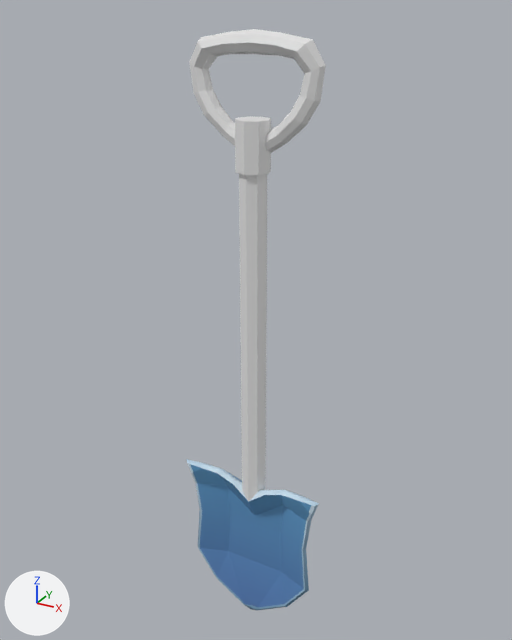
What one commit did to the FBX model Art Files/Shovel.fbx.
Camera for both pictures: a camera (50 mm lens) standing at (4.43, -8.21, 7.86) and looking at (-0.1, 0.03, 3.74). The lights are fixed; the arrows at lower left show +X, +Y and +Z. The picture after the commit comes second. Where no turn or scale is listed for an object, it has been applied to the vertices.
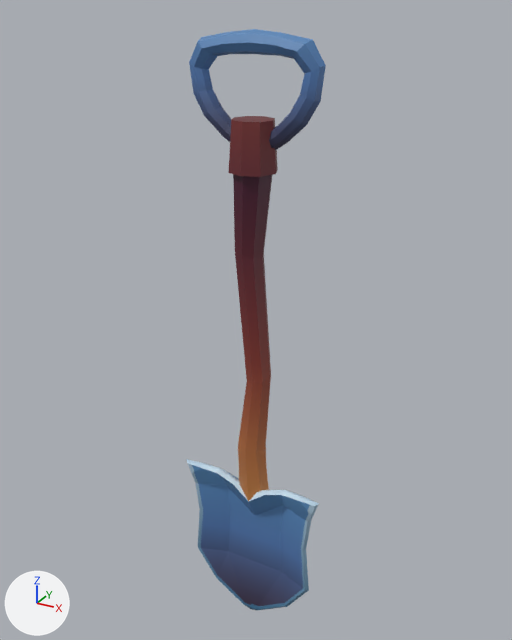
Changed parts and their boxes (x1, y1, x2, y2) in the pictures (512 x 640 px):
```json
{"object": "Cube", "change": "surface changed", "before": [188, 463, 317, 610], "after": [188, 463, 317, 610]}
{"object": "Bar", "change": "added", "after": [228, 116, 278, 502]}
{"object": "Cylinder", "change": "deleted", "before": [235, 116, 271, 502]}
{"object": "Torus", "change": "surface changed, recoloured", "before": [189, 29, 326, 150], "after": [189, 29, 326, 150], "on screen": "white to blue"}
{"part": 1, "of": "me_cube_001", "change": "surface changed", "before": [188, 464, 315, 610], "after": [188, 464, 315, 610]}
```

The change, as JSON lines over the scene's bpy script:
```json
{"op": "add", "block": "img_shovel_textures_png", "code": ["img_shovel_textures_png = load_image('Shovel-Textures.png', 'Shovel-Textures.png', 1024, 1024, 'sRGB')"]}
{"op": "set", "path": "mat_material.texture", "old": "img_shovel_head_png", "new": "img_shovel_textures_png", "note": "not seen -> with its transparency"}
{"block": "me_torus_001", "where": "me_torus_001.from_pydata(...)  # 128 vertices, 128 faces; spans x -0.94..0.94, y -0.18..0.18, z -0.76..0.75"}
{"op": "add", "block": "me_torus_001", "code": "me_torus_001.materials.append(mat_material)  # picture img_shovel_textures_png"}
{"block": "me_cube_001", "where": "me_cube_001.from_pydata(...)  # 114 vertices, 118 faces; spans x -1.16..1.16, y -0.4..-0.07, z -1.41..1.23"}
{"block": "me_cube_001", "where": "# used by ob_cube; location = (0.0, 0.0, 0.0)"}
{"block": "me_cube_001", "change": "me_cube_001 part 1: texture (UV) coordinates of 54 of 118 faces, centred in x -1.0..1.0, y -0.4..-0.1, z -1.06..1.12, changed; they spanned u 0.4..0.87, v 0.35..0.98 and now span u 0.67..0.92, v 0.0..0.77"}
{"op": "add", "block": "me_cylinder_1", "code": ["me_cylinder_1 = bpy.data.meshes.new('Cylinder')", "me_cylinder_1.from_pydata(...)  # 56 vertices, 50 faces; spans x -0.33..0.33, y -0.33..0.33, z -1.08..4.71", "me_cylinder_1.materials.append(mat_material)  # picture img_shovel_textures_png"]}
{"op": "remove", "block": "ob_cylinder", "code": ["ob_cylinder = bpy.data.objects.new('Cylinder', me_cylinder)", "ob_cylinder.location = (0.0, -0.23, 1.88)"]}
{"op": "add", "block": "ob_bar", "code": ["ob_bar = bpy.data.objects.new('Bar', me_cylinder_1)", "ob_bar.location = (0.0, -0.23, 1.88)"]}
```
